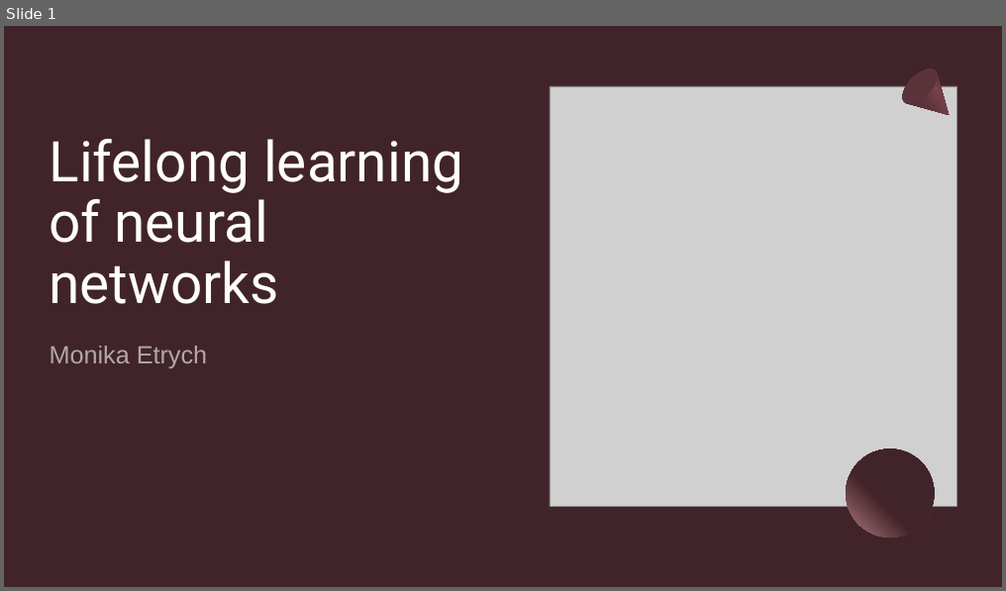
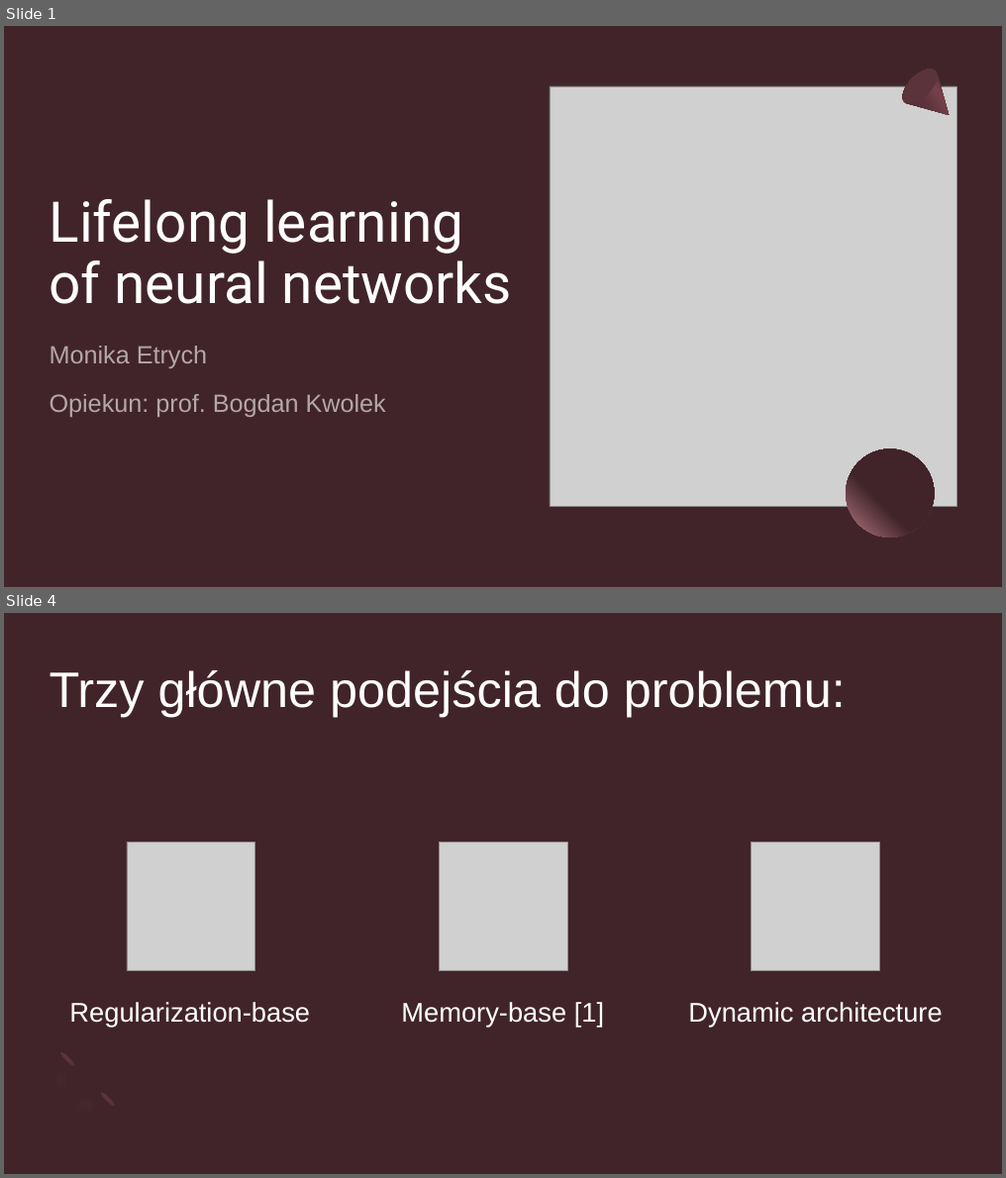
Before and after one commit to Mon4/lifelong-learning, a slide deck: pracownia/Etrych.pptx. Shown one above the other, each under a label of ours: slide 1 before the commit, slides 1 and 4 after it; the slides between them are not shown. The pictures are 1006x591 and 1006x1178 pixels, drawn with LibreOffice and Linux fonts; fonts in the diff are those of the drawing; grey boxes stand for pictures. Boxes give left, top, right and bottom in pixels: in the first picture for what was removed or moved away, otherwise in the second. Text is boxed around its words. In the diff, an @@ line names an element or a change of style, - is before the commit and + after.

```diff
--- a/pracownia/Etrych.pptx
+++ b/pracownia/Etrych.pptx
@@ slide 4 added at (x1=4, y1=613, x2=1002, y2=1174), background #412429 @@
@@ title added at (x1=50, y1=670, x2=846, y2=717), 48 pt, text #FFFFFF @@
+Trzy główne podejścia do problemu:
@@ picture added at (x1=127, y1=842, x2=255, y2=970) @@
@@ picture added at (x1=439, y1=842, x2=567, y2=970) @@
@@ picture added at (x1=751, y1=842, x2=880, y2=970) @@
@@ text added at (x1=69, y1=1002, x2=310, y2=1026), 26 pt, text #FFFFFF @@
+Regularization-base
@@ text added at (x1=401, y1=1002, x2=604, y2=1026), 26 pt, text #FFFFFF @@
+Memory-base [1]
@@ text added at (x1=688, y1=1002, x2=943, y2=1026), 26 pt, text #FFFFFF @@
+Dynamic architecture
@@ freeform shape added at (x1=34, y1=1049, x2=118, y2=1133), fill #B67B86 at 20% opacity @@
@@ ellipse added at (x1=59, y1=1051, x2=76, y2=1067), fill #5B333A @@
@@ ellipse added at (x1=99, y1=1091, x2=116, y2=1108), fill #5B333A @@
@@ slide 1 changed as well @@
@@ title "Lifelong learning of neural networks" rewrapped from (x1=50, y1=139, x2=463, y2=304) to (x1=50, y1=199, x2=512, y2=304) @@
@@ subtitle at (x1=50, y1=394, x2=386, y2=417): paragraph added @@
+Opiekun: prof. Bogdan Kwolek
```
Also in this commit, not shown: 3 other slides changed, 7 other slides added, 5 slides removed, 3 other files.
